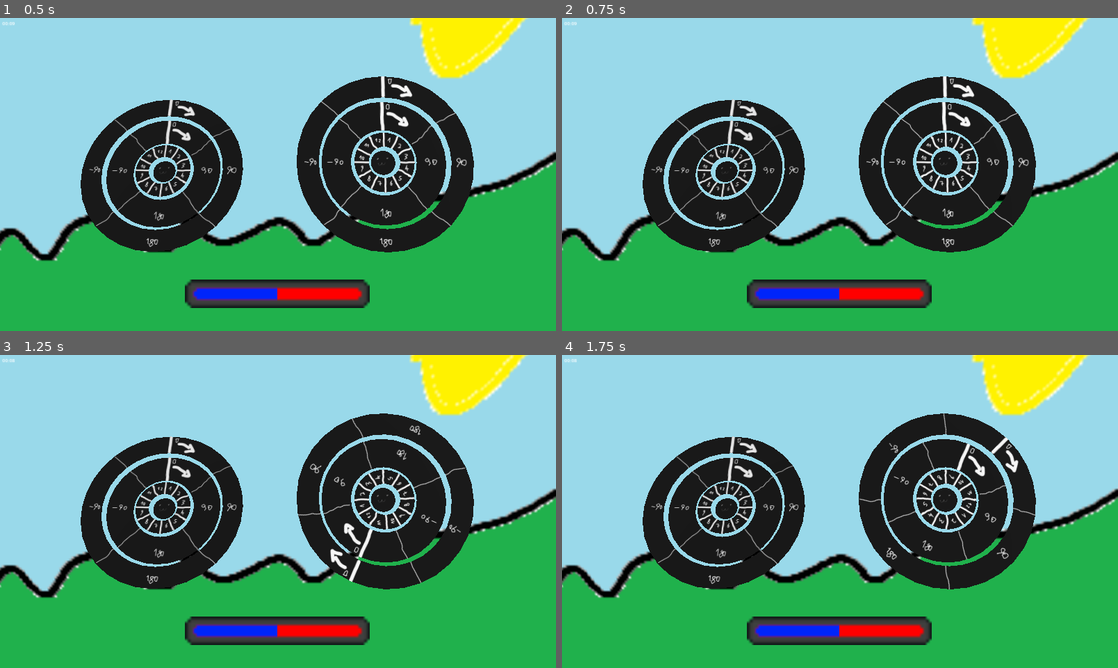
Above: before the commit, frames 1-4 (two rows, left to right).
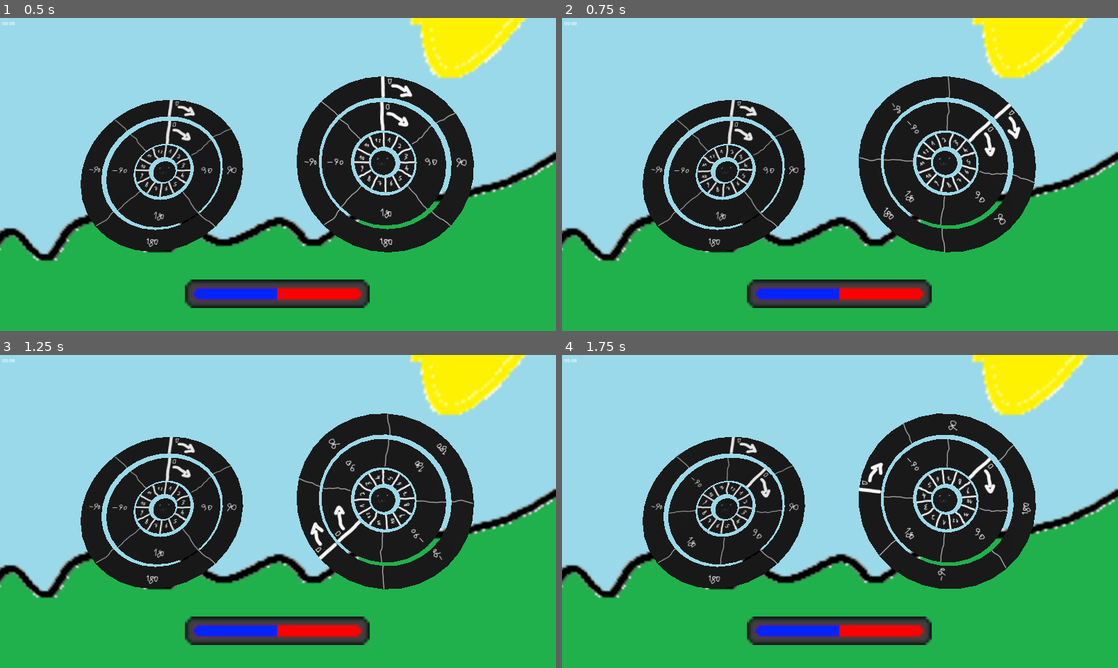
Above: after the commit, the same moments.

Repository: elpozewaunig/SacrilegiousTerminus
Game: Godot game, scene res://maintest.tscn
Same seed, same stepped clock (60 frames per second), same inputs: the game is played once before the commit and once after it.
Inputs:
- Up to frame 1 (0.5 s): no input
- Up to frame 2 (0.75 s): tap Enter (skip-dialog) at 0.5 s; hold 3 (innerWheelRight, bound only after the commit) from 0.53 s (still down); tap R (temporaryNewSpinCommand, bound only after the commit) at 0.6 s
- Up to frame 3 (1.25 s): keep holding 3 (innerWheelRight, bound only after the commit); tap 1 (temporaryNewSpinCommand, bound only before the commit) at 0.8 s
- Up to frame 4 (1.75 s): release 3 (innerWheelRight, bound only after the commit) at 1.28 s; hold 8 (middleWheelLeft, bound only after the commit) from 1.28 s (still down); tap 1 (temporaryNewSpinCommand, bound only before the commit) at 1.35 s; tap R (temporaryNewSpinCommand, bound only after the commit) at 1.55 s

Frame 1 is identical in both runs. In frame 2, 2.2% of the frame differs, in the area x 24-86%, y 18-75%; in frame 3, 1.3%; in frame 4, 2.8%, in the area x 19-86%, y 18-75%.

Commit message:
added controls for faster spinnin, and implemented some more fancy shit

Diff:
--- a/code/automaticWheelScript.gd
+++ b/code/automaticWheelScript.gd
@@ -24,12 +24,6 @@
 		shifts = [0]
 
 
-# Called every frame. 'delta' is the elapsed time since the previous frame.
-func _process(_delta: float) -> void:
-	if Input.is_action_just_pressed("temporaryNewSpinCommand"):
-		spin()
-
-
 func spin():
 	for currentRingIndex in range(rings.size()):
 		var currentRing = rings[currentRingIndex]
@@ -42,8 +36,30 @@
 		#TODO: implement fancy verwirrendes drehen von gegnerwheel,
 		# das bei "shiftcount" endet
 		# temp start
-		if shiftCount == 0:
-			shiftCount = segmentCount
+
+		var stupidTempVariable = getFancyShiftcount(shiftCount, segmentCount)
+		shiftCount = stupidTempVariable[0]
+		var direction = bool(stupidTempVariable[1])
+
 		for _i in range(shiftCount):
-			currentRing.changeAngle(true)
+			currentRing.changeAngle(direction)
 		# temp end
+
+func getFancyShiftcount(shiftCount: int, segmentCount: int) -> Array:
+	var direction = randi_range(0, 1) # 0 false (left), 1 true(right)
+
+	if shiftCount == 0:
+		shiftCount = segmentCount
+
+	if direction == 0:
+		# du hast problem, jetzt kommt Mathe
+		shiftCount = segmentCount - shiftCount #pls be the right formula
+
+	if (randi_range(1, 10) > 5):
+		shiftCount += segmentCount
+
+	while (randi_range(1, 10) > 8):
+		shiftCount += segmentCount
+
+
+	return [shiftCount, direction]
--- a/code/game_manager.gd
+++ b/code/game_manager.gd
@@ -16,6 +16,7 @@
 func _process(delta: float) -> void:
 	timerLabel.text = "%02d:%02d" % timer.getTimeFromTimer()
 
+
 func getSignalThatLevelStarts() -> void:
 	inLevel = true
 
--- a/code/roundManager.gd
+++ b/code/roundManager.gd
@@ -50,7 +50,7 @@
 
 
 	#update timer
-	if timeTillNewSpin <= 0:
+	if timeTillNewSpin <= 0 || Input.is_action_just_pressed("temporaryNewSpinCommand"):
 		timeTillNewSpin = timeForRoud
 		opponentWheel.spin()
 
--- a/code/spellCastWheelScript.gd
+++ b/code/spellCastWheelScript.gd
@@ -25,6 +25,7 @@
 
 # Called every frame. 'delta' is the elapsed time since the previous frame.
 func _process(_delta: float) -> void:
+	#Segment: for simpleInputs
 	# key-right turn right
 	if Input.is_action_just_pressed("input-right"):
 		#print("right")
@@ -51,6 +52,42 @@
 		currentRingIndex = mod(currentRingIndex, rings.size())
 
 
+
+
+	# segment for parallel Inputs
+	if Input.is_action_just_pressed("innerWheelLeft"):
+		rings[0].changeAngle(false)
+		shifts[0] += 1
+		shifts[0] = mod(shifts[0], rings[0].segmentCount)
+
+	if Input.is_action_just_pressed("innerWheelRight"):
+		rings[0].changeAngle(true)
+		shifts[0] += 1
+		shifts[0] = mod(shifts[0], rings[0].segmentCount)
+
+	if Input.is_action_just_pressed("middleWheelLeft") && rings.size() > 1:
+		rings[1].changeAngle(false)
+		shifts[1] += 1
+		shifts[1] = mod(shifts[1], rings[1].segmentCount)
+
+	if Input.is_action_just_pressed("middleWheelRight") && rings.size() > 1:
+		rings[1].changeAngle(true)
+		shifts[1] += 1
+		shifts[1] = mod(shifts[1], rings[1].segmentCount)
+
+	if Input.is_action_just_pressed("outerWheelLeft") && rings.size() > 2:
+		rings[2].changeAngle(false)
+		shifts[2] += 1
+		shifts[2] = mod(shifts[2], rings[2].segmentCount)
+
+	if Input.is_action_just_pressed("outerWheelRight") && rings.size() > 2:
+		rings[2].changeAngle(true)
+		shifts[2] += 1
+		shifts[2] = mod(shifts[2], rings[2].segmentCount)
+
+
+
+
 func mod(a: int, b:int) -> int:
 	assert(b > 0, "b has to be greater than 0")
 	while a < 0:
--- a/project.godot
+++ b/project.godot
@@ -48,7 +48,7 @@
 }
 temporaryNewSpinCommand={
 "deadzone": 0.5,
-"events": [Object(InputEventKey,"resource_local_to_scene":false,"resource_name":"","device":-1,"window_id":0,"alt_pressed":false,"shift_pressed":false,"ctrl_pressed":false,"meta_pressed":false,"pressed":false,"keycode":0,"physical_keycode":49,"key_label":0,"unicode":49,"location":0,"echo":false,"script":null)
+"events": [Object(InputEventKey,"resource_local_to_scene":false,"resource_name":"","device":0,"window_id":0,"alt_pressed":false,"shift_pressed":false,"ctrl_pressed":false,"meta_pressed":false,"pressed":false,"keycode":0,"physical_keycode":82,"key_label":0,"unicode":0,"location":0,"echo":false,"script":null)
 ]
 }
 input-before={
@@ -57,6 +57,36 @@
 , Object(InputEventKey,"resource_local_to_scene":false,"resource_name":"","device":-1,"window_id":0,"alt_pressed":false …(183 unchanged characters)…
 , Object(InputEventKey,"resource_local_to_scene":false,"resource_name":"","device":-1,"window_id":0,"alt_pressed":false …(181 unchanged characters)…
 , Object(InputEventKey,"resource_local_to_scene":false,"resource_name":"","device":-1,"window_id":0,"alt_pressed":false …(185 unchanged characters)…
+]
+}
+innerWheelLeft={
+"deadzone": 0.5,
+"events": [Object(InputEventKey,"resource_local_to_scene":false,"resource_name":"","device":-1,"window_id":0,"alt_pressed":false,"shift_pressed":false,"ctrl_pressed":false,"meta_pressed":false,"pressed":false,"keycode":0,"physical_keycode":49,"key_label":0,"unicode":49,"location":0,"echo":false,"script":null)
+]
+}
+innerWheelRight={
+"deadzone": 0.5,
+"events": [Object(InputEventKey,"resource_local_to_scene":false,"resource_name":"","device":-1,"window_id":0,"alt_pressed":false,"shift_pressed":false,"ctrl_pressed":false,"meta_pressed":false,"pressed":false,"keycode":0,"physical_keycode":51,"key_label":0,"unicode":51,"location":0,"echo":false,"script":null)
+]
+}
+middleWheelLeft={
+"deadzone": 0.5,
+"events": [Object(InputEventKey,"resource_local_to_scene":false,"resource_name":"","device":-1,"window_id":0,"alt_pressed":false,"shift_pressed":false,"ctrl_pressed":false,"meta_pressed":false,"pressed":false,"keycode":0,"physical_keycode":56,"key_label":0,"unicode":56,"location":0,"echo":false,"script":null)
+]
+}
+middleWheelRight={
+"deadzone": 0.5,
+"events": [Object(InputEventKey,"resource_local_to_scene":false,"resource_name":"","device":-1,"window_id":0,"alt_pressed":false,"shift_pressed":false,"ctrl_pressed":false,"meta_pressed":false,"pressed":false,"keycode":0,"physical_keycode":48,"key_label":0,"unicode":48,"location":0,"echo":false,"script":null)
+]
+}
+outerWheelLeft={
+"deadzone": 0.5,
+"events": [Object(InputEventKey,"resource_local_to_scene":false,"resource_name":"","device":-1,"window_id":0,"alt_pressed":false,"shift_pressed":false,"ctrl_pressed":false,"meta_pressed":false,"pressed":false,"keycode":0,"physical_keycode":50,"key_label":0,"unicode":50,"location":0,"echo":false,"script":null)
+]
+}
+outerWheelRight={
+"deadzone": 0.5,
+"events": [Object(InputEventKey,"resource_local_to_scene":false,"resource_name":"","device":-1,"window_id":0,"alt_pressed":false,"shift_pressed":false,"ctrl_pressed":false,"meta_pressed":false,"pressed":false,"keycode":0,"physical_keycode":57,"key_label":0,"unicode":57,"location":0,"echo":false,"script":null)
 ]
 }
 skip-dialog={
